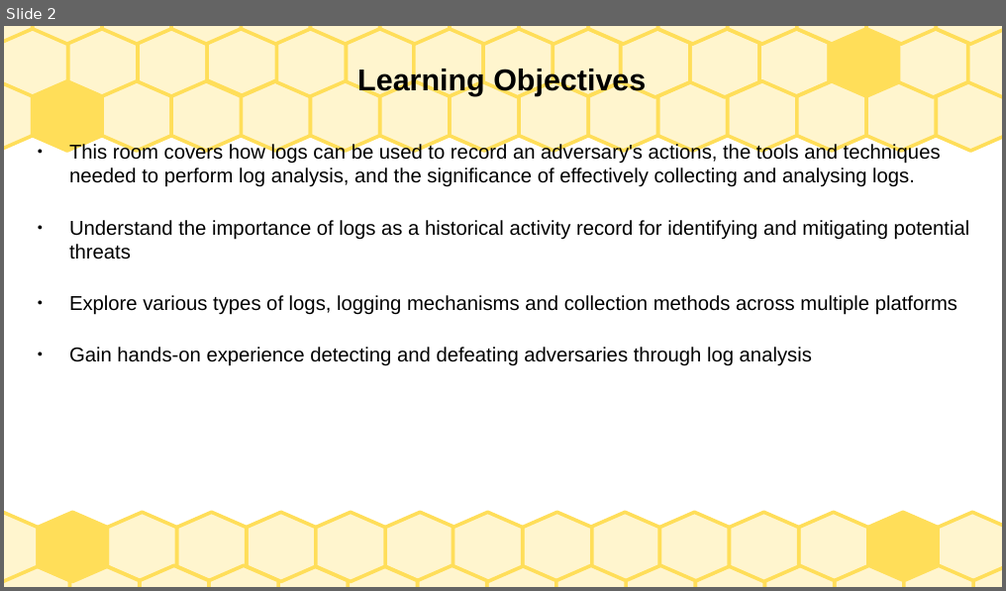
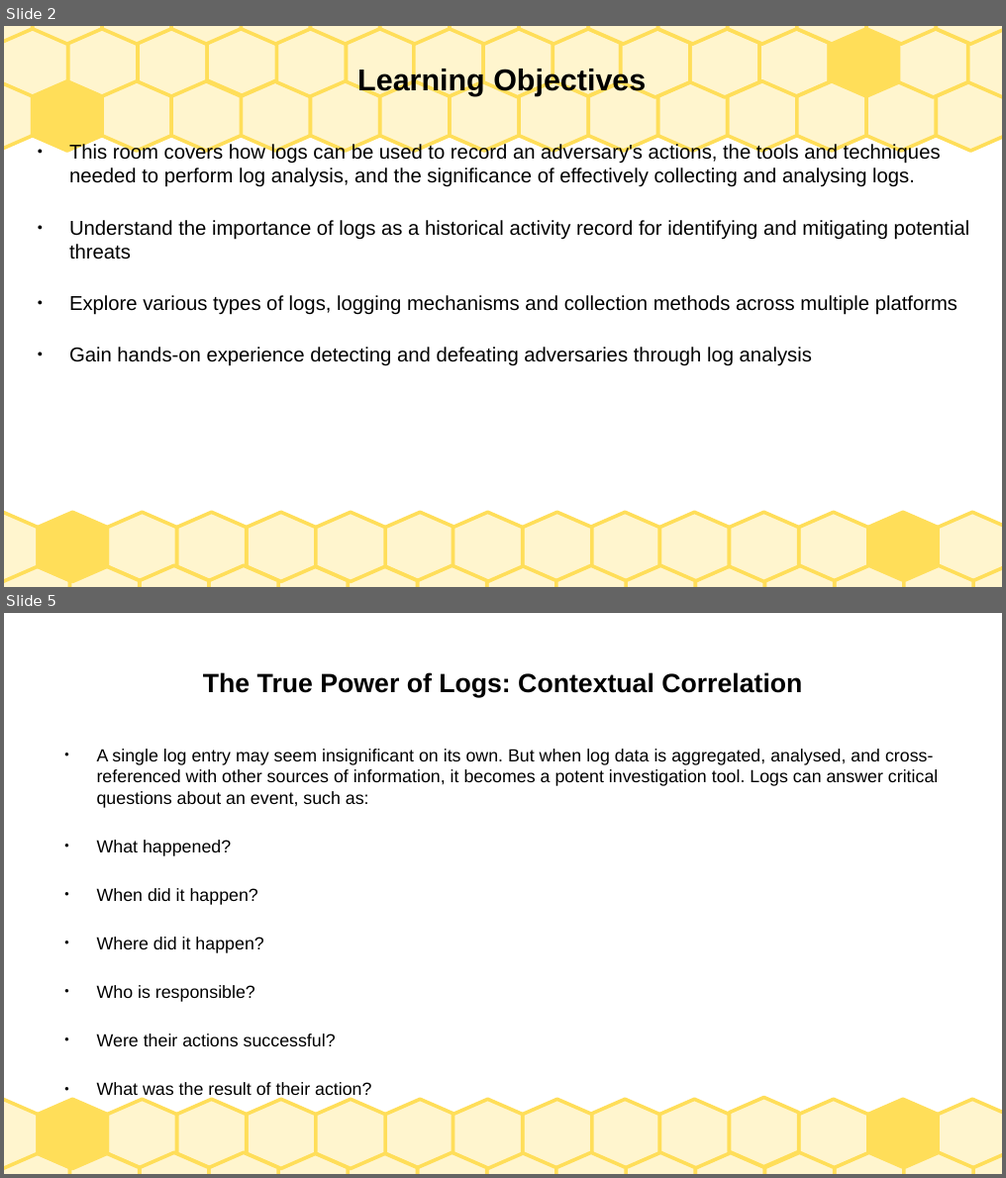
Before and after one commit to debrahnyatichi/TryHackMe, a slide deck: SOCLEVEL2/SOCLEVEL2.odp. Shown one above the other, each under a label of ours: slide 2 before the commit, slides 2 and 5 after it; the slides between them are not shown. The pictures are 1006x591 and 1006x1178 pixels, drawn with LibreOffice and Linux fonts; fonts in the diff are those of the drawing. Boxes give left, top, right and bottom in pixels: in the first picture for what was removed or moved away, otherwise in the second. Text is boxed around its words. In the diff, an @@ line names an element or a change of style, - is before the commit and + after.

```diff
--- a/SOCLEVEL2/SOCLEVEL2.odp
+++ b/SOCLEVEL2/SOCLEVEL2.odp
@@ slide 5 added at <box>4,613,1002,1174</box>, background #FFFFFF; not listed: 29 template elements that a slide beside it also shows @@
@@ title added at <box>203,672,802,697</box>, 21 pt, text #000000, bold @@
+The True Power of Logs: Contextual Correlation
@@ text added at <box>97,749,938,1099</box>, 14 pt, text #000000 @@
+● A single log entry may seem insignificant on its own. But when log data is aggregated, analysed, and cross-referenced with other sources of information, it becomes a potent investigation tool. Logs can answer critical questions about an event, such as:
+● What happened?
+● When did it happen?
+● Where did it happen?
+● Who is responsible?
+● Were their actions successful?
+● What was the result of their action?
@@ freeform shape added at <box>730,1097,799,1167</box>, fill #FFF5CE, outline #FFDE59 2.83 pt @@
```
Also in this commit, not shown: 5 other slides added, 1 slide removed, 2 other files.
